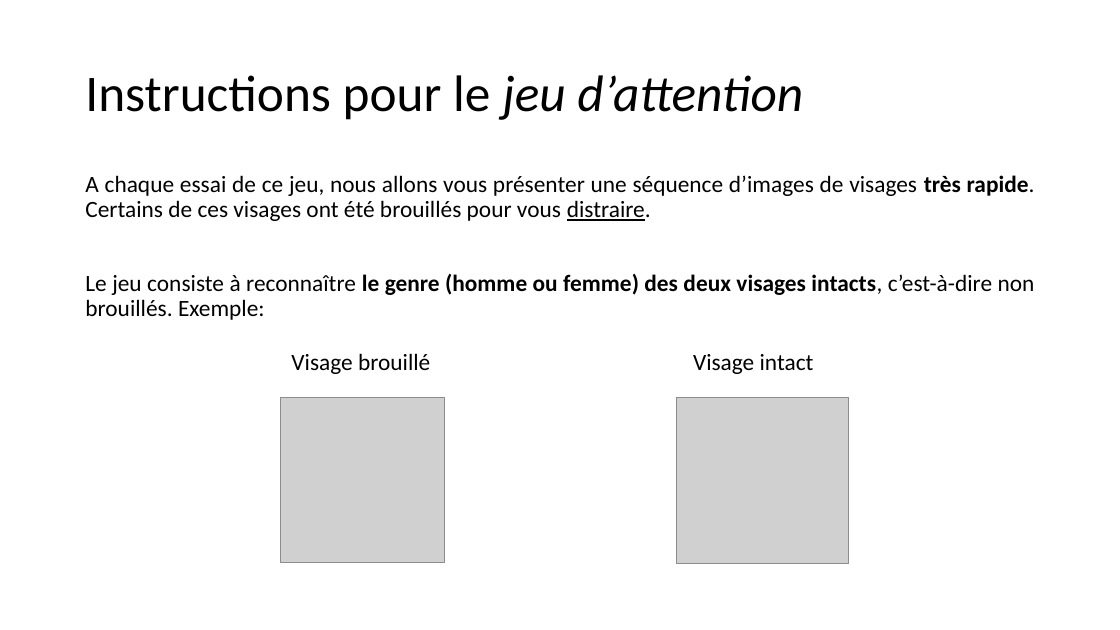
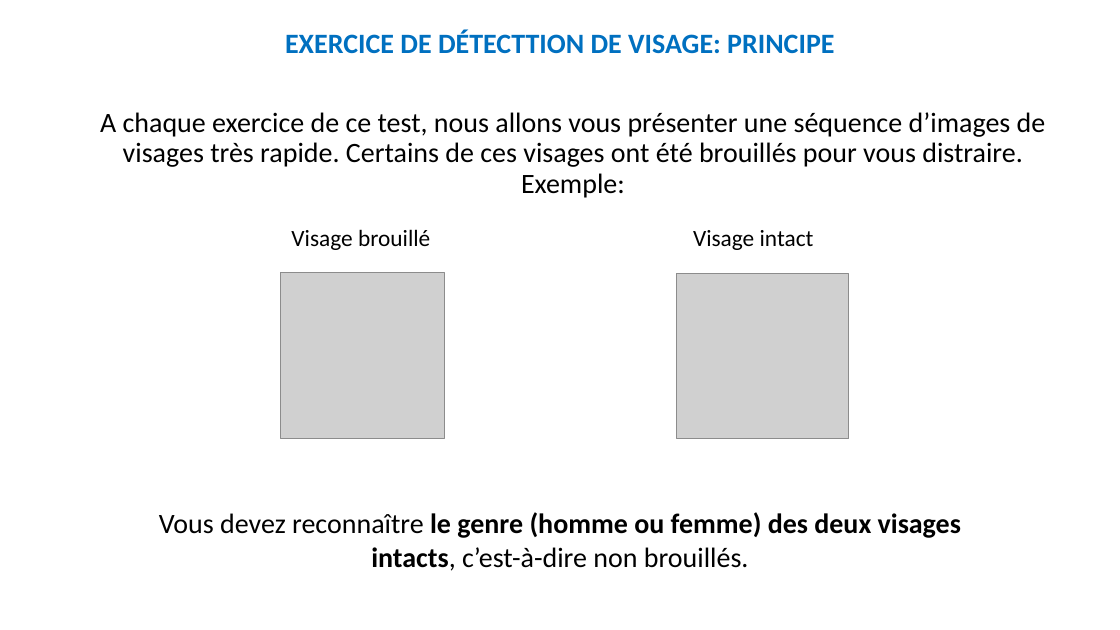
Before and after one commit to MBB-team/Online_Testing, a slide deck: slide 3 of src/Emotion_Regulation_JS/instructions/instructionsDiapo.pptx. Drawn at 1120x630 pixels with LibreOffice and Linux fonts; fonts in the diff are those of the drawing; grey boxes stand for pictures. Boxes give left, top, right and bottom in pixels: in the first picture for what was removed or moved away, otherwise in the second. Text is boxed around its words. In the diff, an @@ line names an element or a change of style, - is before the commit and + after.

Commit message:
updated instructions (Jean)

```diff
--- a/src/Emotion_Regulation_JS/instructions/instructionsDiapo.pptx
+++ b/src/Emotion_Regulation_JS/instructions/instructionsDiapo.pptx
@@ text added at <box>285,30,834,54</box>, 24 pt, text #0070C0, bold @@
+EXERCICE DE DÉTECTTION DE VISAGE: PRINCIPE
@@ title removed at <box>85,75,803,120</box> @@
-Instructions pour le jeu d’attention
@@ text at <box>100,112,1046,198</box>: text changed; size 20 to 24 pt @@
-A chaque essai de ce jeu, nous allons vous présenter une séquence d’images de visages très rapide. Certains de ces visages ont été brouillés pour vous distraire.
-Le jeu consiste à reconnaître le genre (homme ou femme) des deux visages intacts, c’est-à-dire non brouillés. Exemple:
+A chaque exercice de ce test, nous allons vous présenter une séquence d’images de visages très rapide. Certains de ces visages ont été brouillés pour vous distraire. Exemple:
@@ 2 pictures, 2 texts: place and size @@
-2 pictures, 2 texts at <box>281,353,849,564</box>
+2 pictures, 2 texts at <box>281,229,849,439</box>
@@ text added at <box>159,512,961,571</box>, 24 pt, text #000000 @@
+Vous devez reconnaître le genre (homme ou femme) des deux visages intacts, c’est-à-dire non brouillés.
```
Also in this commit, not shown: 5 other slides changed, 4 slides added, 2 slides removed, 16 other files.
